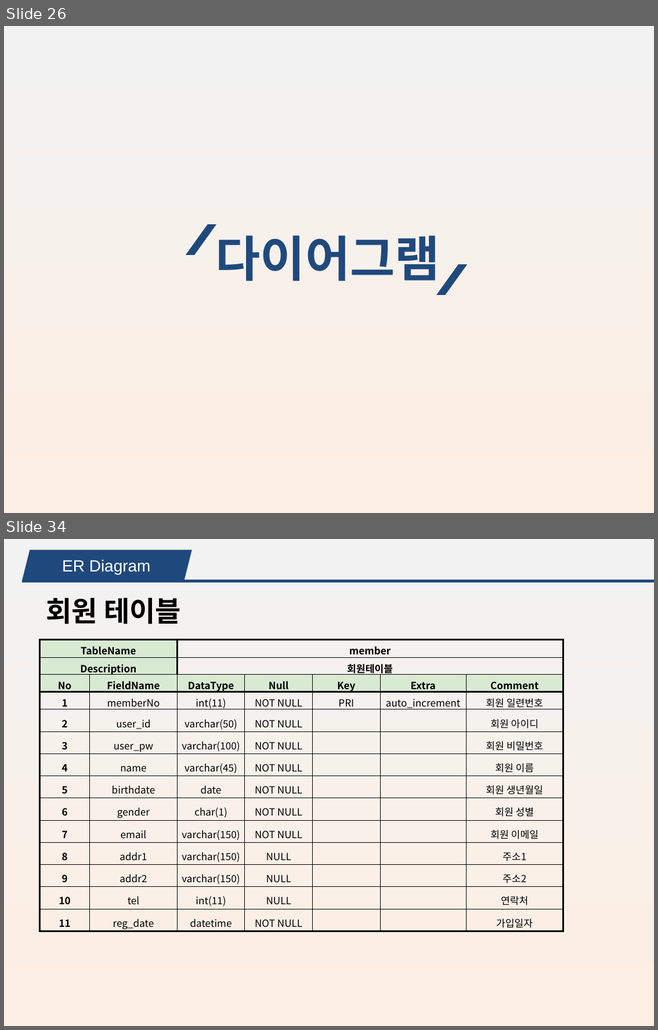
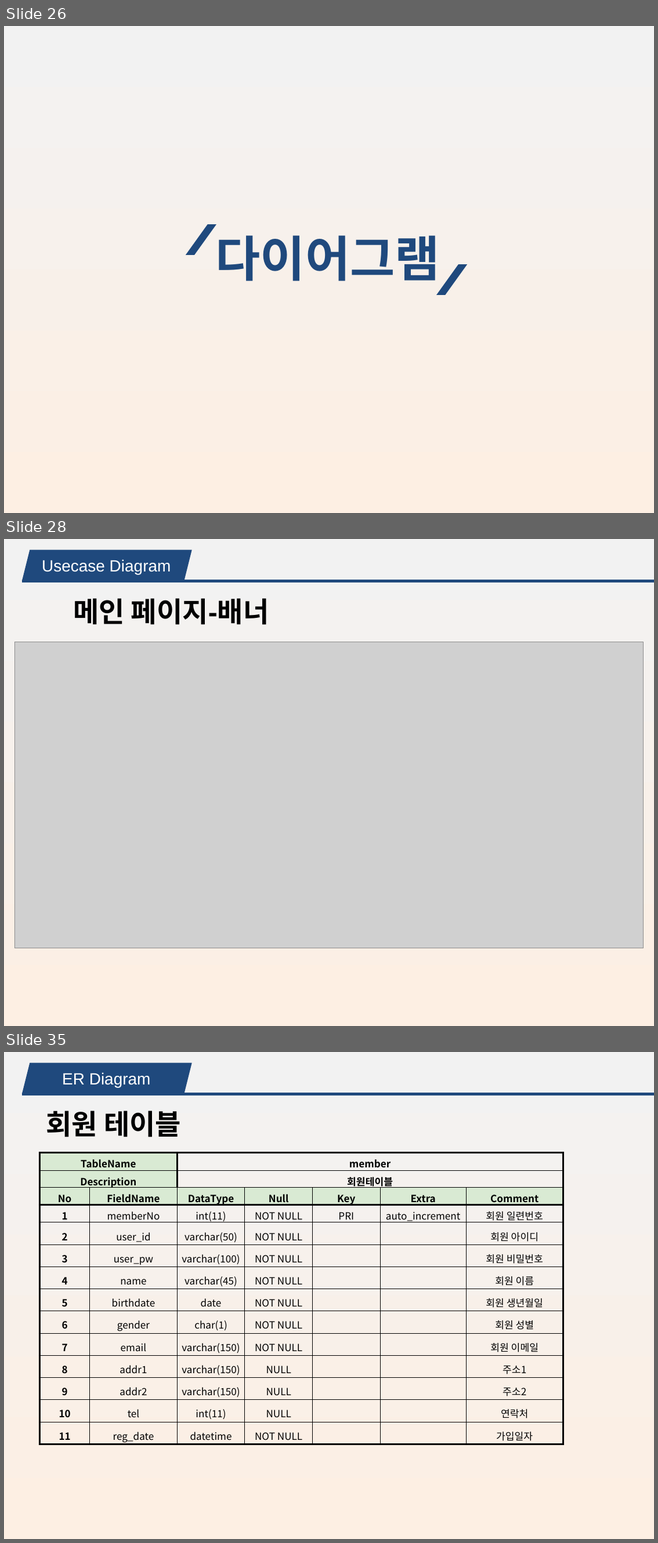
Before and after one commit to minhyeok2487/Project_KeyboardMarket, a slide deck: 키보드 쇼핑몰_MTS.pptx. Shown one above the other, each under a label of ours: slides 26 and 34 before the commit, slides 26, 28 and 35 after it; the slides between them are not shown. The pictures are 658x1030 and 658x1543 pixels, drawn with LibreOffice and Linux fonts; fonts in the diff are those of the drawing; grey boxes stand for pictures. Boxes give left, top, right and bottom in pixels: in the first picture for what was removed or moved away, otherwise in the second. Text is boxed around its words. In the diff, an @@ line names an element or a change of style, - is before the commit and + after.

```diff
--- a/키보드 쇼핑몰_MTS.pptx
+++ b/키보드 쇼핑몰_MTS.pptx
@@ slide 28 added at [4,539,654,1026], background gradient #F2F2F2 to #FDEFE3 @@
@@ parallelogram added at [22,550,192,581], fill #1F497D @@
@@ text added at [42,559,171,574], 18 pt, text #FFFFFF @@
+Usecase Diagram
@@ line added from (654, 581) to (22, 581), #1F497D 3 pt @@
@@ text added at [73,598,269,625], 31 pt, text #000000, bold @@
+메인 페이지-배너
@@ picture added at [15,642,643,948] @@
@@ what was slide 34 is now slide 35 @@
```
Also in this commit, not shown: 11 slides changed, 3 other slides added, 2 slides removed, 12 other files.
